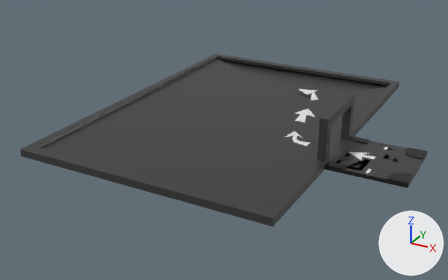
What one commit did to the FBX model Assets/Models/WorldBlocks/Hospital.fbx.
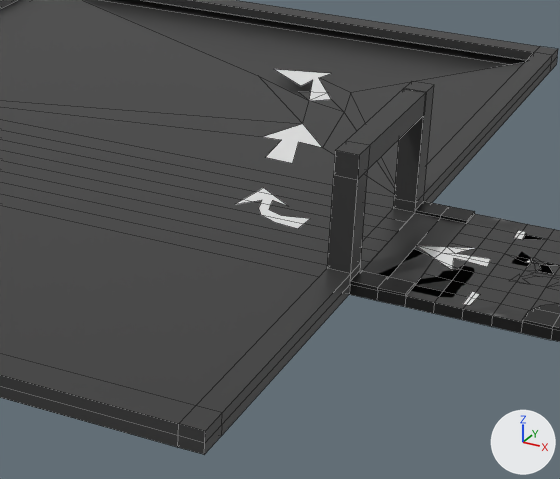
Each version appears first whole from a camera (50 mm lens) standing at (2.8, -230.3, 66.1) and looking at (-74.6, -89.6, -4.3), and next in a close-up on the part from 45% to 89% of the width and 23% to 84% of the height. Lighting does not change. The marker at lower right points along +X, +Y and +Z. The close-ups show mesh edges as thin lines. Where no turn or scale is listed for an object, it has been applied to the vertices. Vertices at the same position are counted once.

The first close-up shows 'WorldBlockFlat.001'.
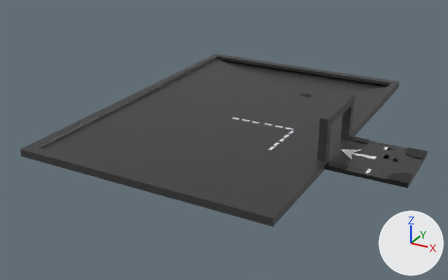
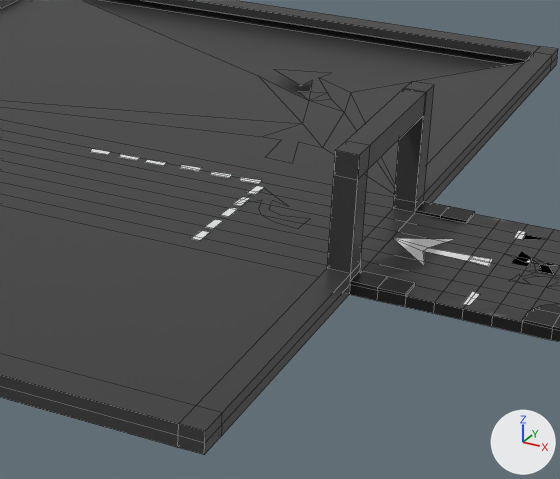
The newer file is also turned or shifted as a whole; pictures and numbers use the older file's frame.

What changed in the scene script:
```text
Change me_worldblockflat_001:
    used by ob_worldblockflat_001; location = (-31.0, -90.0, 0.0)
    remove me_worldblockflat_001.from_pydata(...)  # 451 vertices, 397 faces; spans x -80.0..10.0, y -40.0..60.0, z -1.0..12.0
    add me_worldblockflat_001.from_pydata(...)  # 494 vertices, 398 faces; spans x -80.0..10.0, y -40.0..60.0, z -1.0..12.0
    me_worldblockflat_001 part 1
    15 vertices are removed from x -7.5..-3.1, y -5.0..5.0, z 0.0..0.1
    21 faces are deleted
    13 vertices are added at x -10.0..-0.4, y -3.7..3.3, z 0.0..0.1
    5 new faces join them, mat_grey (black #383838)
    6 new faces join them, mat_white (white #e7e7e7)
    me_worldblockflat_001 part 2
    40 vertices are added at x -44.4..-24.8, y -8.2..7.8, z 0.1..4.0
    5 new vertices lie (0.9, 0.0, 0.0) away from vertices in x -26.0..-25.8, y -8.2..4.1, z 0.1
    11 new faces join them, mat_white (white #e7e7e7)
    me_worldblockflat_001 part 3: 9 faces spanning x -37.8..-0.6, y -1.3..41.4, z 0.0 switch from mat_white (white #e7e7e7) to mat_grey (black #383838)
```

What differs and where, as boxes (x1, y1, x2, y2) in the close-ups (560 x 479 px):
part 1 of me_worldblockflat_001, cut back: (362, 213, 493, 291) in both
part 2 of me_worldblockflat_001, added: after (90, 149, 264, 240)
part 3 of me_worldblockflat_001, recoloured: (245, 69, 487, 267) in both
